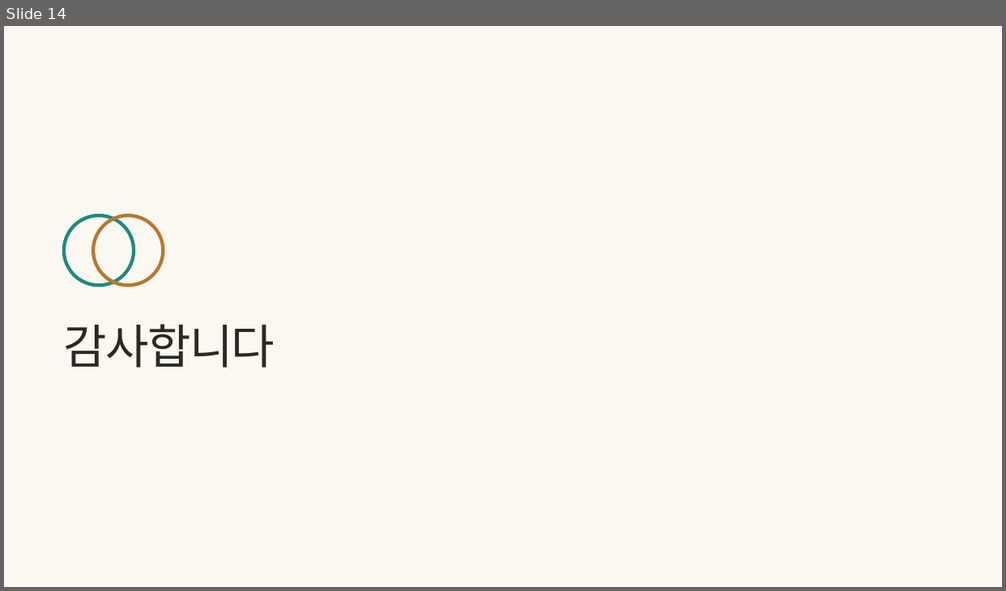
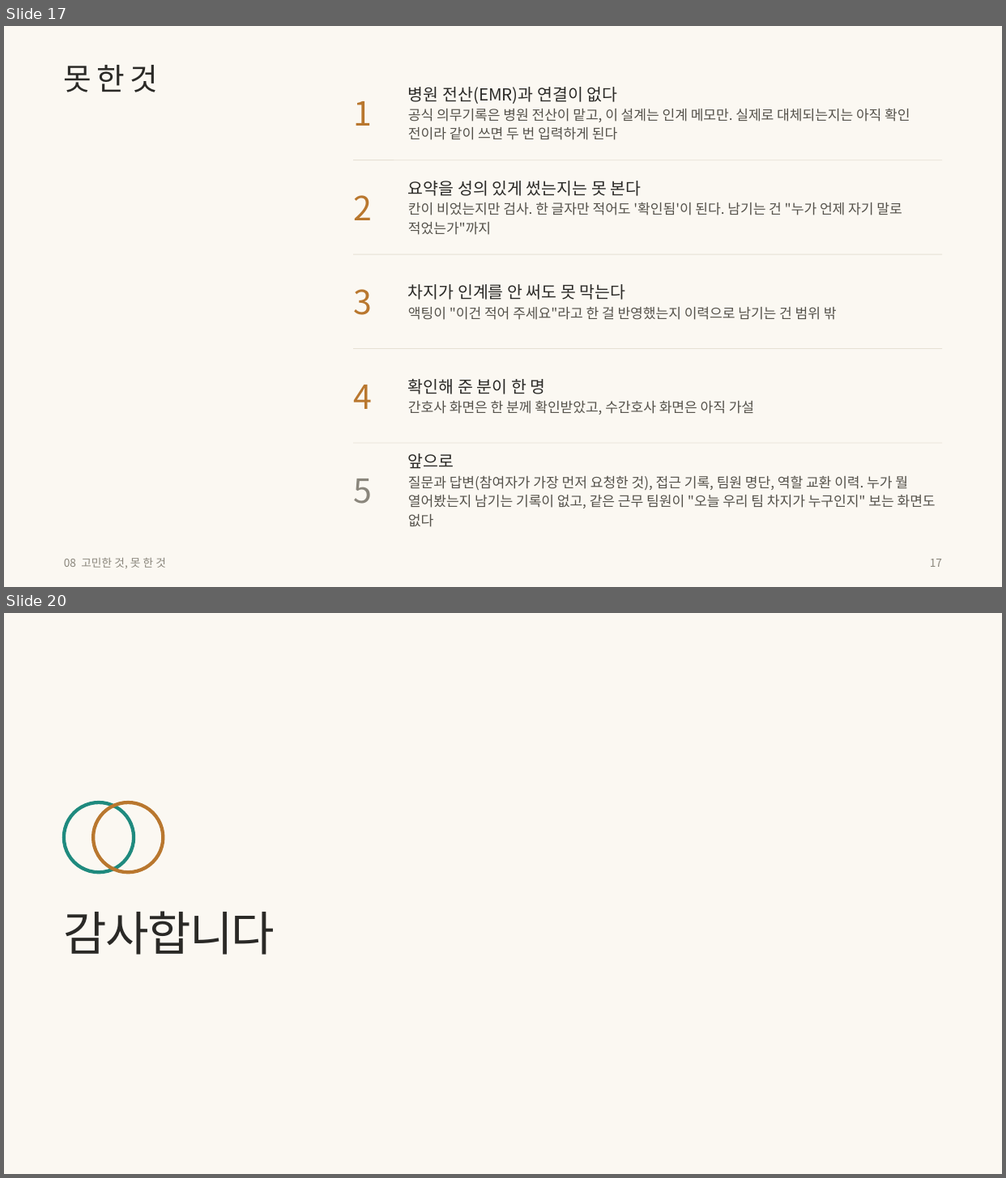
Before and after one commit to wodnjs2020136144/skala-webservice-mini, a slide deck: deliverables/10반_황재원_너와나의인계고리-발표용.pptx. Shown one above the other, each under a label of ours: slide 14 before the commit, slides 17 and 20 after it; the slides between them are not shown. The pictures are 1006x591 and 1006x1178 pixels, drawn with LibreOffice and Linux fonts; fonts in the diff are those of the drawing. Boxes give left, top, right and bottom in pixels: in the first picture for what was removed or moved away, otherwise in the second. Text is boxed around its words. In the diff, an @@ line names an element or a change of style, - is before the commit and + after.

```diff
--- a/deliverables/10반_황재원_너와나의인계고리-발표용.pptx
+++ b/deliverables/10반_황재원_너와나의인계고리-발표용.pptx
@@ slide 17 added at [4, 26, 1002, 587], background #FBF8F2 @@
@@ text added at [64, 65, 159, 92], 22 pt, text #2A2926 @@
+못 한 것
@@ text added at [408, 87, 910, 140], 10 pt, text #55524B @@
+병원 전산(EMR)과 연결이 없다
+공식 의무기록은 병원 전산이 맡고, 이 설계는 인계 메모만. 실제로 대체되는지는 아직 확인 전이라 같이 쓰면 두 번 입력하게 된다
@@ text added at [353, 101, 372, 126], 24 pt, text #B9772E @@
+1
@@ line added from (353, 160) to (942, 160), #E6E0D4 0.5 pt @@
@@ text added at [353, 195, 372, 220], 24 pt, text #B9772E @@
+2
@@ text added at [408, 181, 901, 235], 10 pt, text #55524B @@
+요약을 성의 있게 썼는지는 못 본다
+칸이 비었는지만 검사. 한 글자만 적어도 '확인됨'이 된다. 남기는 건 "누가 언제 자기 말로 적었는가"까지
@@ line added from (353, 254) to (942, 254), #E6E0D4 0.5 pt @@
@@ text added at [353, 289, 372, 315], 24 pt, text #B9772E @@
+3
@@ text added at [408, 284, 837, 320], 10 pt, text #55524B @@
+차지가 인계를 안 써도 못 막는다
+액팅이 "이건 적어 주세요"라고 한 걸 반영했는지 이력으로 남기는 건 범위 밖
@@ line added from (353, 348) to (942, 348), #E6E0D4 0.5 pt @@
@@ text added at [353, 385, 372, 409], 24 pt, text #B9772E @@
+4
@@ text added at [408, 379, 754, 415], 10 pt, text #55524B @@
+확인해 준 분이 한 명
+간호사 화면은 한 분께 확인받았고, 수간호사 화면은 아직 가설
@@ line added from (353, 443) to (942, 443), #E6E0D4 0.5 pt @@
@@ text added at [408, 454, 936, 527], 10 pt, text #55524B @@
+앞으로
+질문과 답변(참여자가 가장 먼저 요청한 것), 접근 기록, 팀원 명단, 역할 교환 이력. 누가 뭘 열어봤는지 남기는 기록이 없고, 같은 근무 팀원이 "오늘 우리 팀 차지가 누구인지" 보는 화면도 없다
@@ text added at [353, 479, 372, 504], 24 pt, text #8A867C @@
+5
@@ text added at [64, 558, 166, 569], 8 pt, text #8A867C @@
+08 고민한 것, 못 한 것
@@ text added at [930, 559, 942, 567], 8 pt, text #8A867C @@
+17
@@ what was slide 14 is now slide 20 @@
```
Also in this commit, not shown: 9 slides changed, 5 other slides added, 6 other files.
